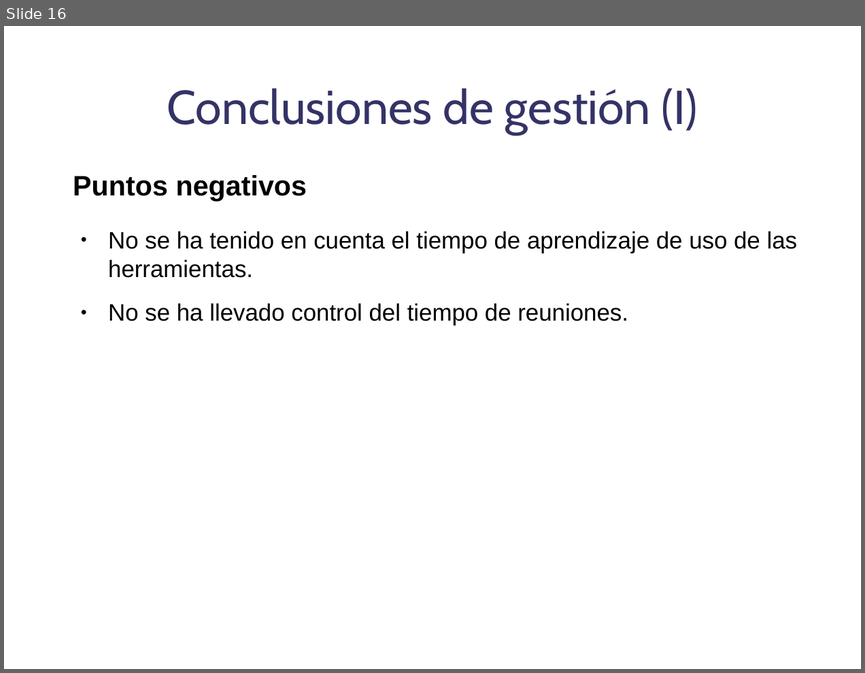
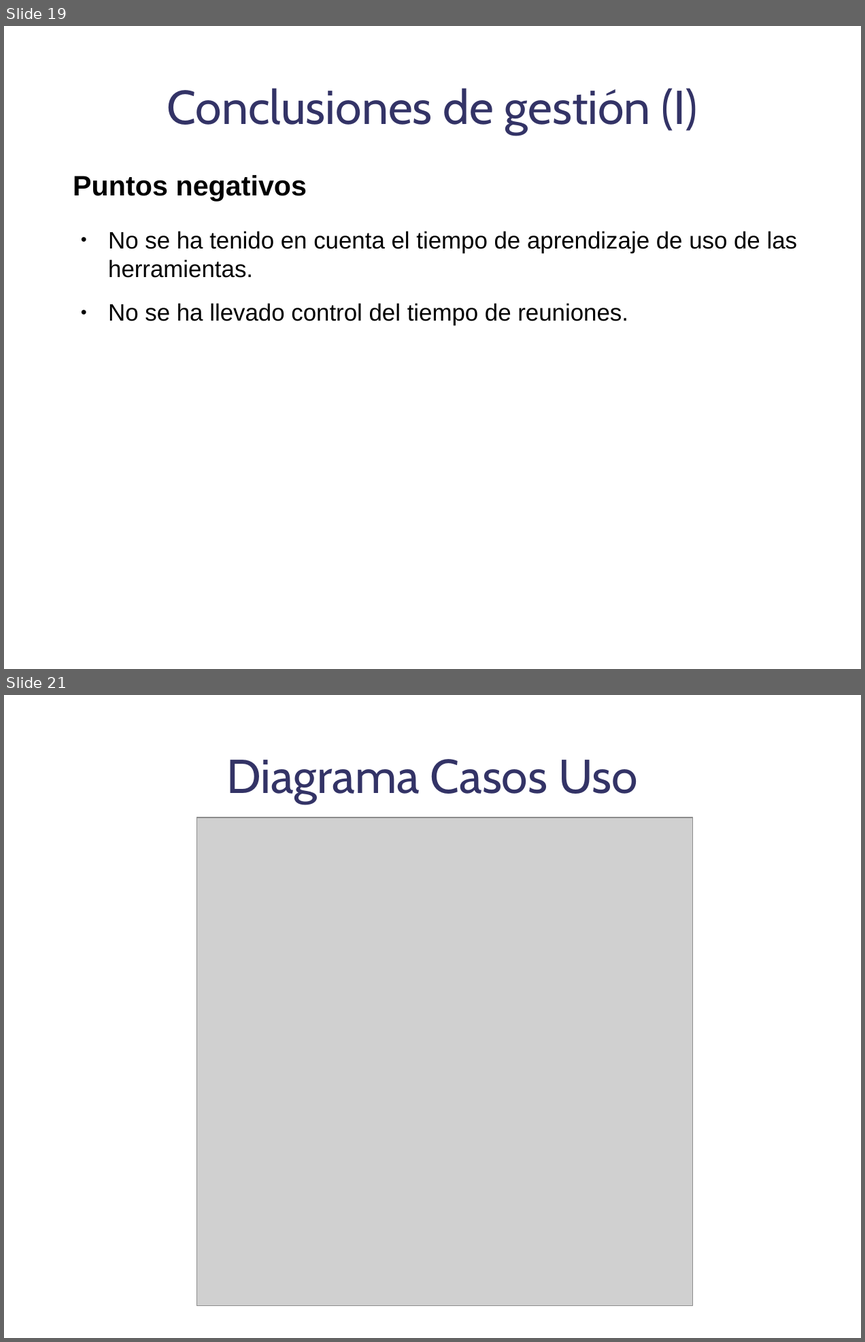
Before and after one commit to danoco78/touchteam, a slide deck: 1_iteracion/Planificación/Presentacion.odp. Shown one above the other, each under a label of ours: slide 16 before the commit, slides 19 and 21 after it; the slides between them are not shown. The pictures are 865x673 and 865x1342 pixels, drawn with LibreOffice and Linux fonts; fonts in the diff are those of the drawing; grey boxes stand for pictures; background and template pictures are left out. Boxes give left, top, right and bottom in pixels: in the first picture for what was removed or moved away, otherwise in the second. Text is boxed around its words. In the diff, an @@ line names an element or a change of style, - is before the commit and + after.

```diff
--- a/1_iteracion/Planificación/Presentacion.odp
+++ b/1_iteracion/Planificación/Presentacion.odp
@@ slide 21 added at [4, 695, 861, 1338], background picture (left out) @@
@@ title added at [226, 759, 638, 804], 44 pt, text #333366 @@
+Diagrama Casos Uso
@@ picture added at [197, 817, 693, 1306] @@
@@ what was slide 16 is now slide 19 @@
```
Also in this commit, not shown: 5 slides changed, 15 other slides added, 1 slide removed.
